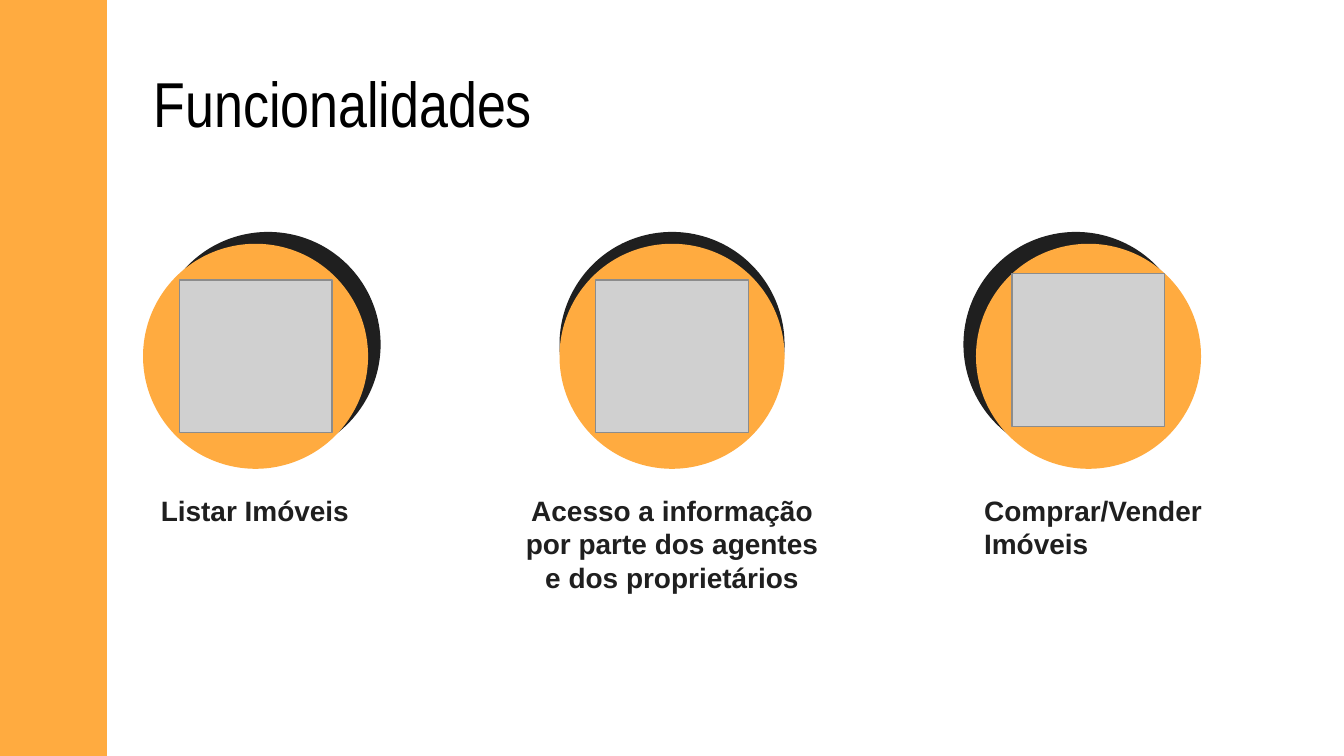
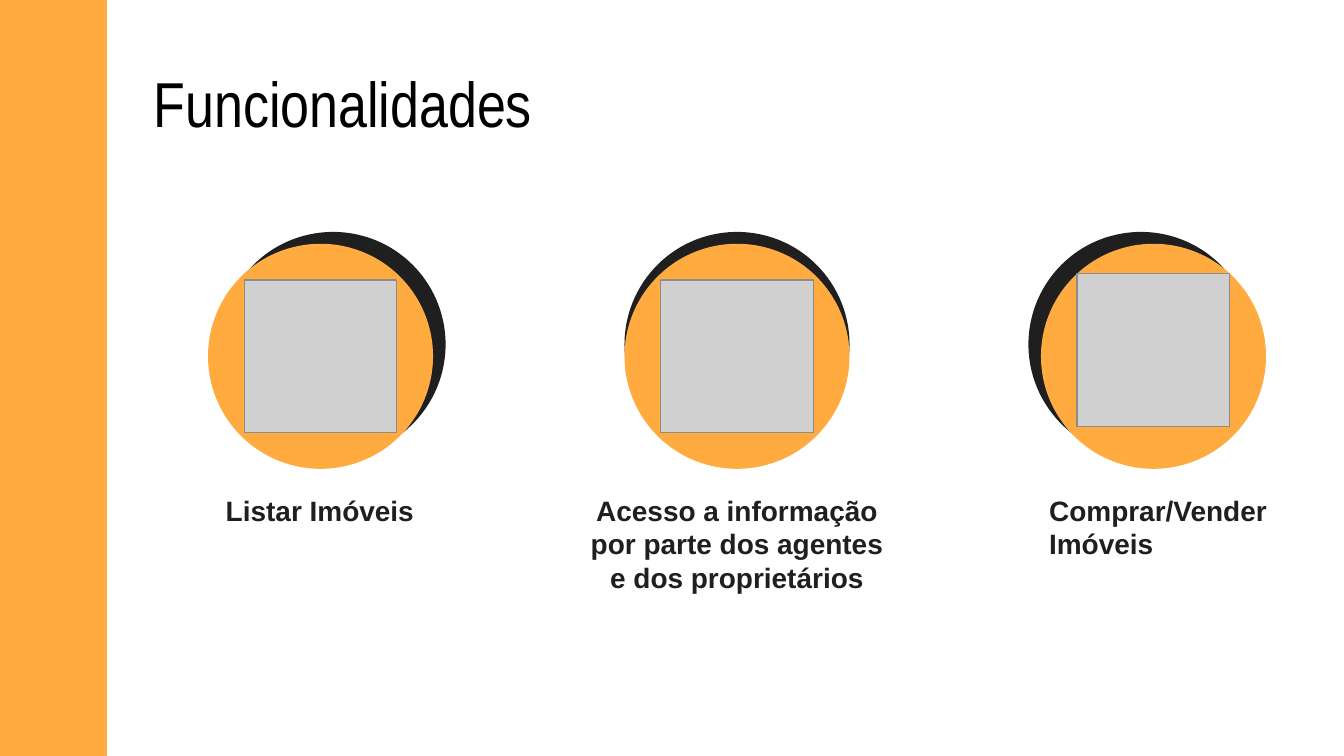
Before and after one commit to DXOGO/d8-real-estate_BD, a slide deck: slide 3 of Apresentacao/D8 Imobiliaria.pptx. Drawn at 1344x756 pixels with LibreOffice and Linux fonts; fonts in the diff are those of the drawing; grey boxes stand for pictures. Boxes give left, top, right and bottom in pixels: in the first picture for what was removed or moved away, otherwise in the second. Text is boxed around its words. In the diff, an @@ line names an element or a change of style, - is before the commit and + after.

```diff
--- a/Apresentacao/D8 Imobiliaria.pptx
+++ b/Apresentacao/D8 Imobiliaria.pptx
@@ 6 ellipses, 3 texts, 1 picture moved together from (x1=142, y1=233, x2=1202, y2=593) to (x1=208, y1=233, x2=1267, y2=593) @@
@@ picture removed at (x1=179, y1=280, x2=332, y2=433) @@
@@ picture added at (x1=245, y1=280, x2=398, y2=433) @@
@@ picture removed at (x1=595, y1=280, x2=749, y2=433) @@
@@ picture added at (x1=661, y1=280, x2=814, y2=433) @@
```
Also in this commit, not shown: 4 other slides changed, 3 other files.
